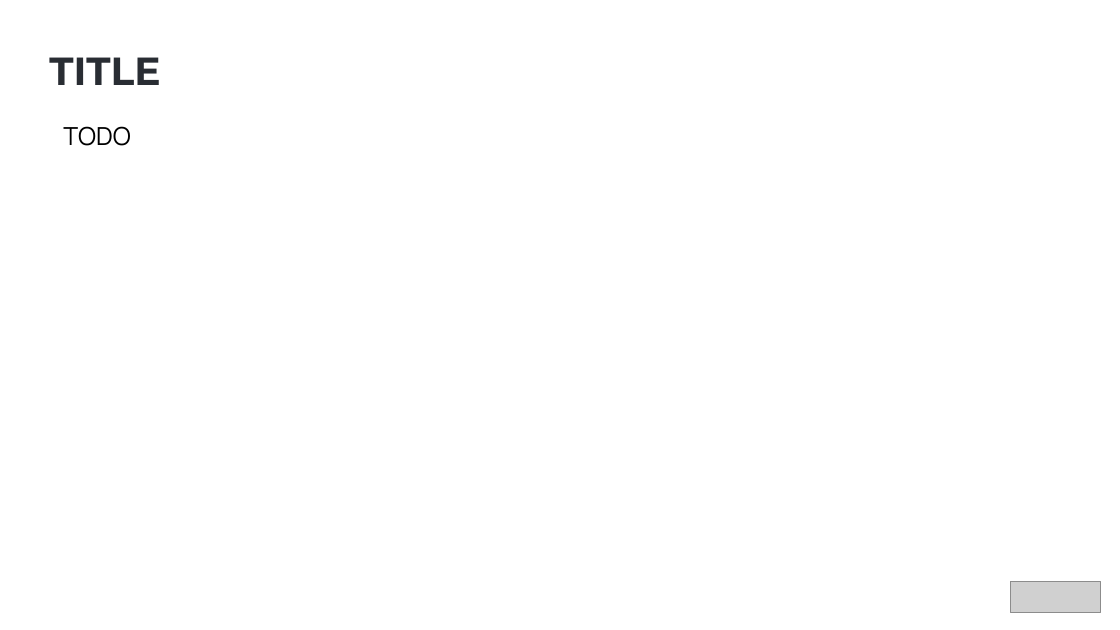
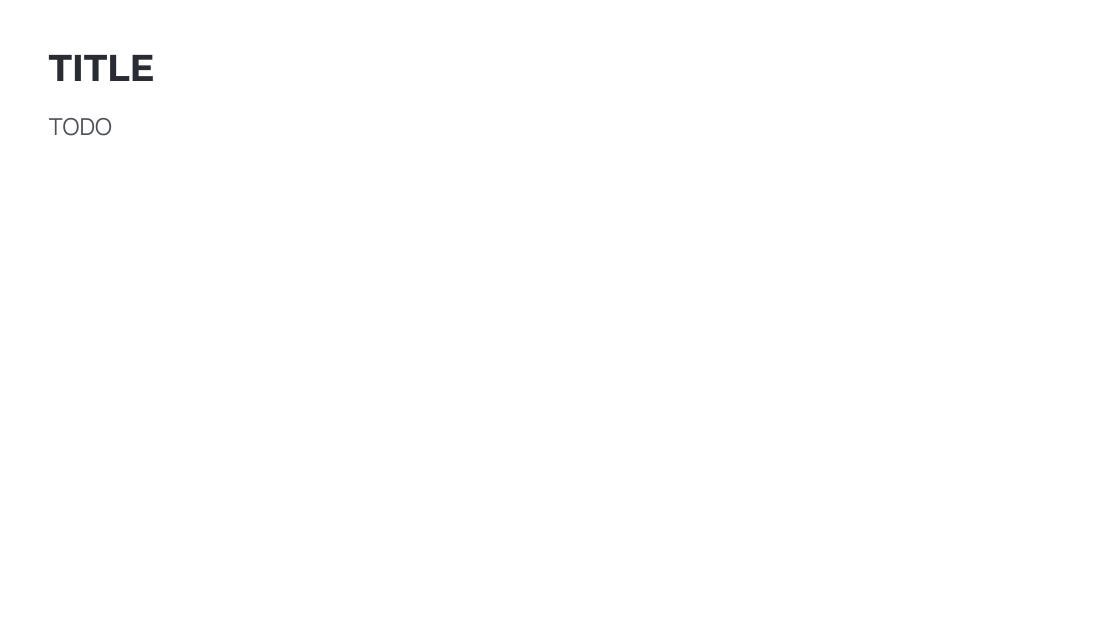
Before and after one commit to hikalkan/presentations, a slide deck: slide 8 of 2024-10-12 Devnot Summit 2024/ModularMonolithIntegrationPatterns.pptx (slide 7 before the commit). Drawn at 1120x630 pixels with LibreOffice and Linux fonts; fonts in the diff are those of the drawing; grey boxes stand for pictures; background and template pictures are left out. Boxes give left, top, right and bottom in pixels: in the first picture for what was removed or moved away, otherwise in the second. Text is boxed around its words. In the diff, an @@ line names an element or a change of style, - is before the commit and + after.

```diff
--- a/2024-10-12 Devnot Summit 2024/ModularMonolithIntegrationPatterns.pptx
+++ b/2024-10-12 Devnot Summit 2024/ModularMonolithIntegrationPatterns.pptx
@@ text "TITLE" at (49,55,155,81): size 25.2 to 24 pt @@
@@ text "TODO" at (49,118,112,136): size 16 to 15 pt, text colour #000000 to #4E5258; indent changed; line spacing 1.15 to 1 @@
@@ picture removed at (1010,581,1101,613) @@
```
Also in this commit, not shown: 7 other slides changed, 2 slides added, 2 slides removed.
